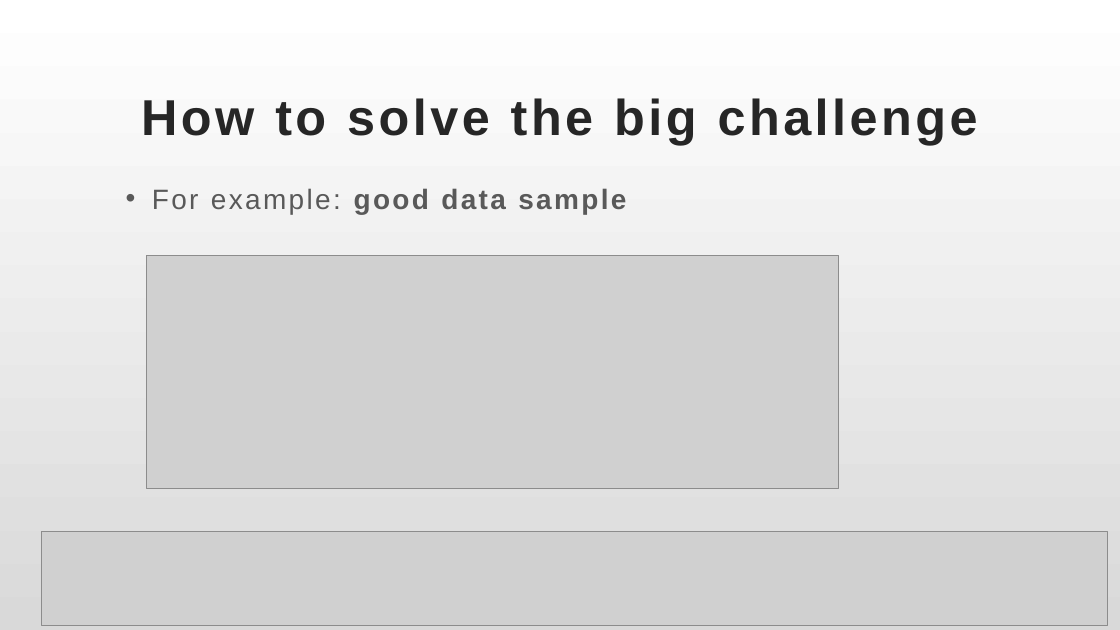
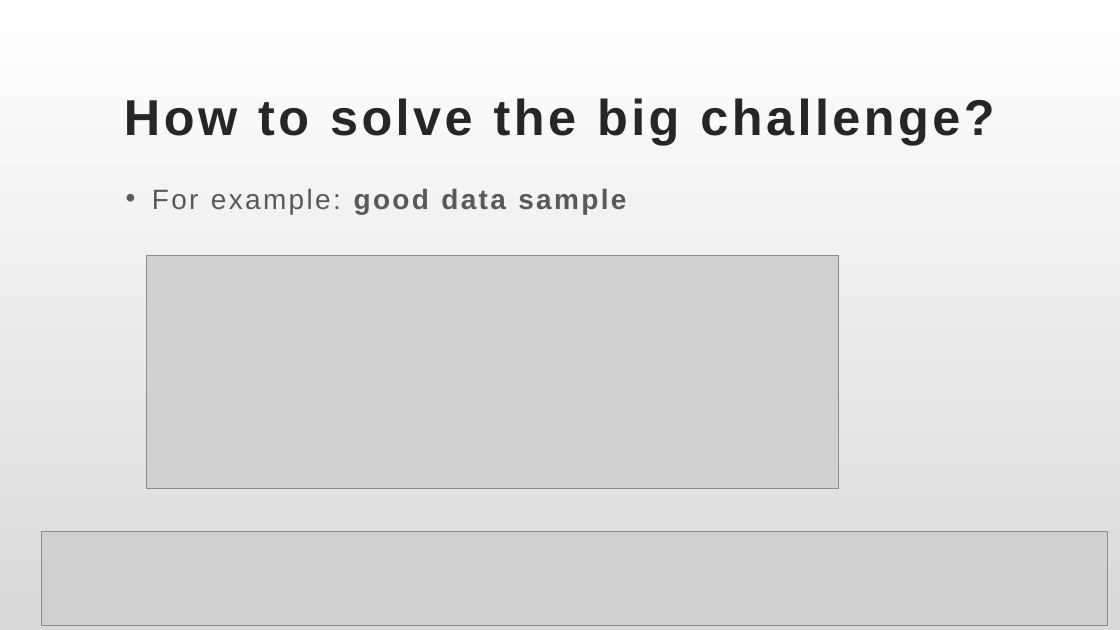
Before and after one commit to Yuehao-Wang/AIM-5001, a slide deck: slide 16 of Y_Wang_Final_Project_Presentation.pptx. Drawn at 1120x630 pixels with LibreOffice and Linux fonts; fonts in the diff are those of the drawing; grey boxes stand for pictures. Boxes give left, top, right and bottom in pixels: in the first picture for what was removed or moved away, otherwise in the second. Text is boxed around its words. In the diff, an @@ line names an element or a change of style, - is before the commit and + after.

```diff
--- a/Y_Wang_Final_Project_Presentation.pptx
+++ b/Y_Wang_Final_Project_Presentation.pptx
@@ title at bbox=[124, 98, 994, 145]: text changed @@
-How to solve the big challenge
+How to solve the big challenge?
```
Also in this commit, not shown: 2 other slides changed, 1 slide added.
